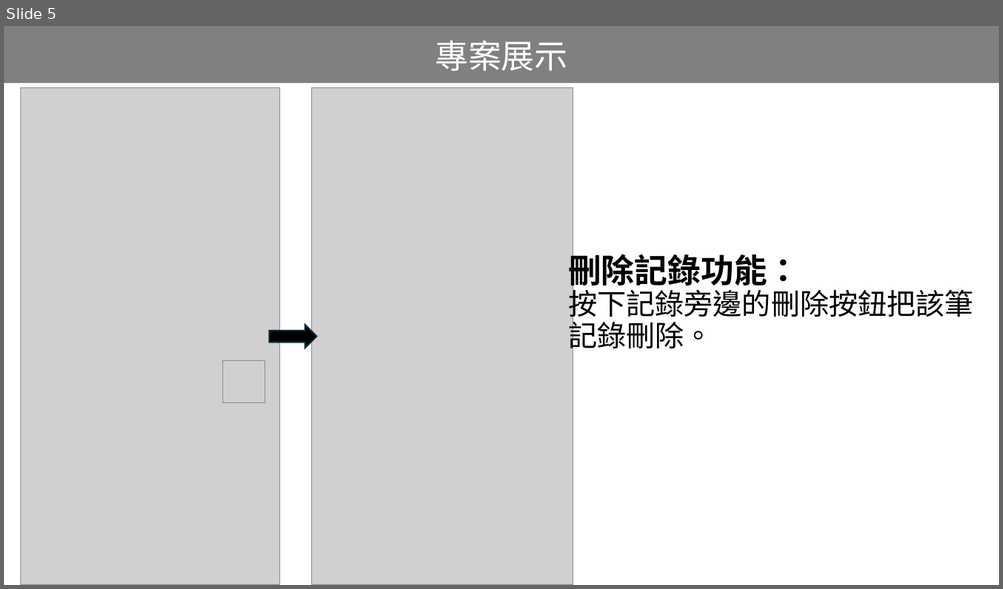
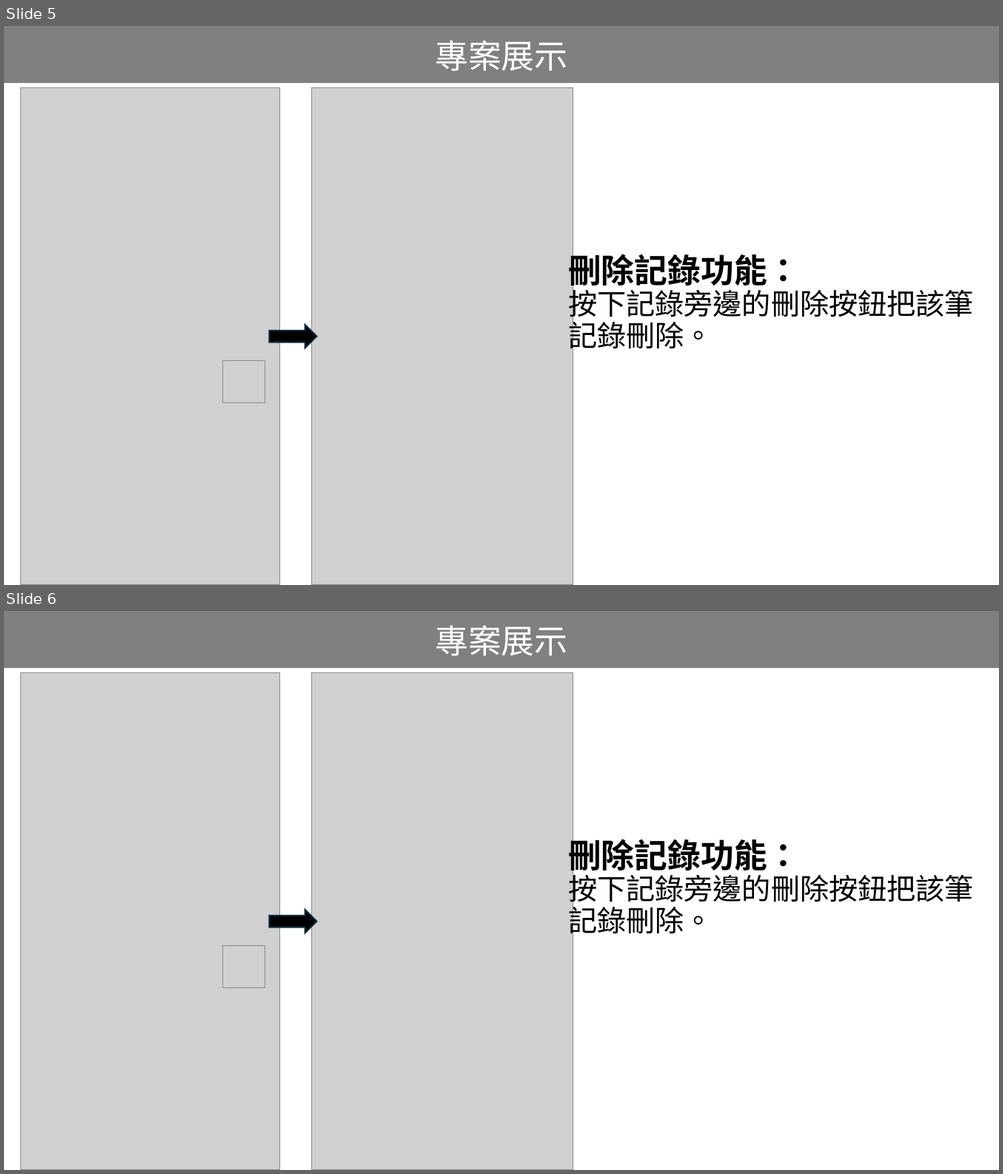
Before and after one commit to tdbbbfps/Endterm, a slide deck: C111118121柳健棠_IOS期末專案簡報.pptx. Shown one above the other, each under a label of ours: slide 5 before the commit, slides 5 and 6 after it. The pictures are 1003x589 and 1003x1174 pixels, drawn with LibreOffice and Linux fonts; fonts in the diff are those of the drawing; grey boxes stand for pictures. Boxes give left, top, right and bottom in pixels: in the first picture for what was removed or moved away, otherwise in the second. Text is boxed around its words. In the diff, an @@ line names an element or a change of style, - is before the commit and + after.

```diff
--- a/C111118121柳健棠_IOS期末專案簡報.pptx
+++ b/C111118121柳健棠_IOS期末專案簡報.pptx
@@ slide 6 added at bbox=[4, 611, 999, 1170], background #FFFFFF @@
@@ rectangle added at bbox=[4, 611, 999, 669], fill #808080, 32 pt, text #FFFFFF @@
+專案展示
@@ picture added at bbox=[20, 673, 280, 1170] @@
@@ picture added at bbox=[312, 673, 573, 1170] @@
@@ text added at bbox=[568, 834, 973, 940], 28 pt, text #000000 @@
+刪除記錄功能：
+按下記錄旁邊的刪除按鈕把該筆記錄刪除。
@@ right arrow added at bbox=[270, 910, 316, 934], fill #000000, outline #092A39 1.5 pt @@
@@ picture added at bbox=[222, 946, 265, 988] @@
```
Also in this commit, not shown: 1 slide changed, 1 other file.
